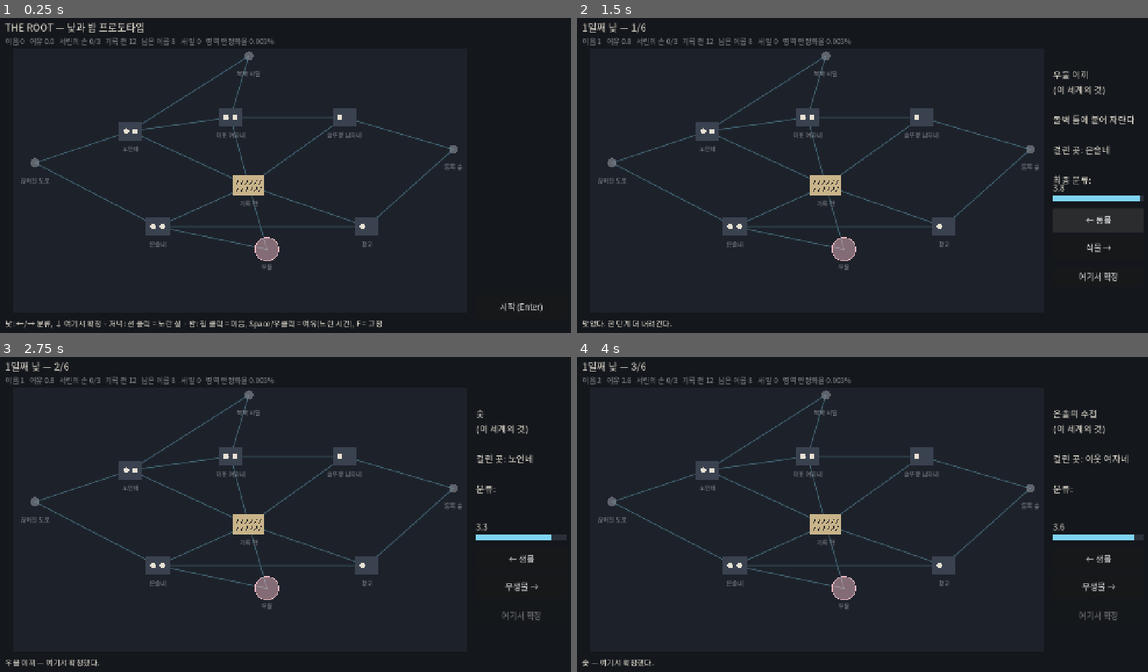
Above: before the commit, frames 1-4 (two rows, left to right).
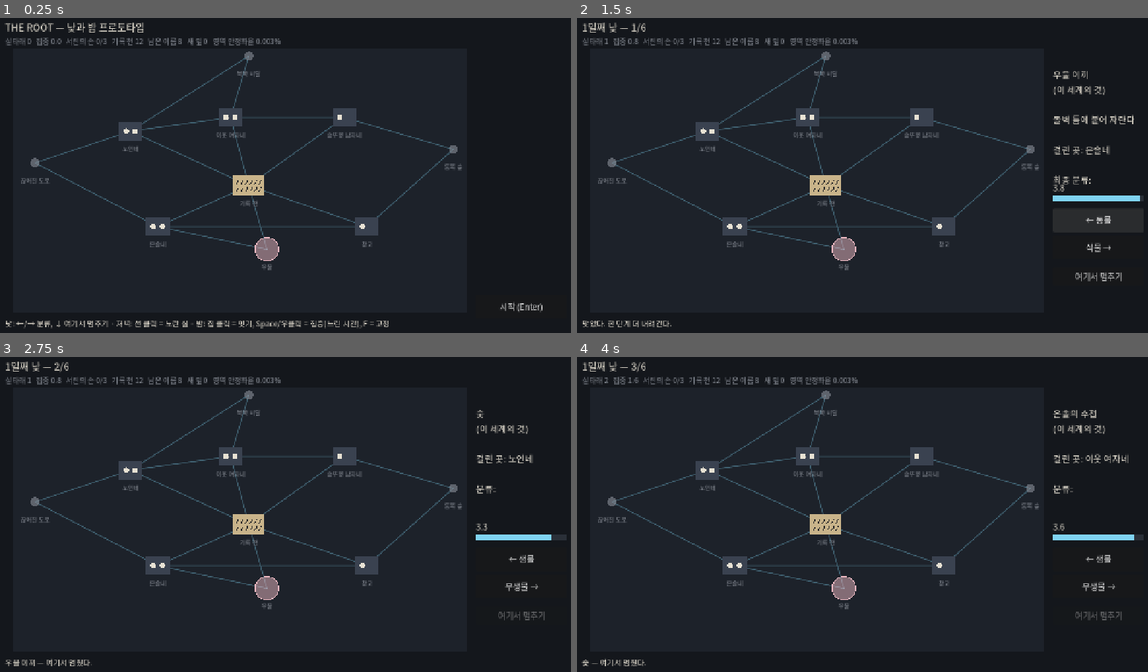
Above: after the commit, the same moments.

Repository: GrapeSquizee/the-root
Game: Godot game, scene res://daynight/day_night.tscn
The game is run twice, just before and just after one commit, with the same random seed, the same clock (stepped at 60 frames per second) and the same inputs. This scene is started directly instead of the project's main scene.
Inputs (mouse positions are in pixels of both pictures, inside the frame that each line leads up to):
- Up to frame 1 (0.25 s): no input
- Up to frame 2 (1.5 s): click "시작 (Enter)" at 0.5 s; click "← 생물" at 1.25 s
- Up to frame 3 (2.75 s): click (519, 615) at 2 s, where only the run before the commit has a clickable "여기서 확정"
- Up to frame 4 (4 s): click "무생물 →" at 2.75 s; click (1096, 615) at 3.5 s, where only the run after the commit has a clickable "여기서 멈추기"

The runs differ from the first frame. In frame 1, 1.2% of the frame differs, in the area x 1-69%, y 6-99%; in frame 2, 0.7%; in frame 3, 0.7%; in frame 4, 0.7%.

Commit message:
소설·게임 용어를 자연스러운 말로 정리
docs/19 용어 정리 표대로 바꿈: 이음→실타래/잇기, 여유→집중, 고정자→매듭지기,
복원자→복원사, 기록청→기록소, 배정판→당번판, 적응 구간→튜토리얼,
출발 세계→원래 세계, 겹친 생명→두 세계의 생명(92화 제목·파일명),
중심 관계→중심 매듭, 명칭→이름 등. 게임은 화면 문구만 바꾸고 저장 키는 유지.

Co-Authored-By: Claude Opus 5.5 <noreply@anthropic.com>

Diff:
--- a/game/daynight/day_night.gd
+++ b/game/daynight/day_night.gd
@@ -11,7 +11,7 @@
 const SKY := Color("#7fd3f2")      # 정답·복원의 하늘색 선
 const RED := Color("#d9574a")      # 연우만 보는 붉은 줄
 const YELLOW := Color("#e8c547")   # 서린의 노란 실
-const BLUR := Color("#9a8fb0")     # 시간 초과의 흐릿한 선택
+const BLUR := Color("#9a8fb0")     # 시간 초과 표시
 const UNDOER := Color("#cfc9bd")   # 회백색 해체자
 const CLOTH := Color("#c9b48a")
 const NIGHT_TINT := Color(0.03, 0.04, 0.09, 0.55)
@@ -59,7 +59,7 @@
 	left_button = _button(Vector2(1060, 430), Vector2(200, 52), func(): logic.choose(0))
 	right_button = _button(Vector2(1060, 490), Vector2(200, 52), func(): logic.choose(1))
 	lock_button = _button(Vector2(1060, 560), Vector2(200, 40), func(): logic.lock())
-	lock_button.text = "여기서 확정"
+	lock_button.text = "여기서 멈추기"
 	action_button = _button(Vector2(1060, 620), Vector2(200, 52), _on_action)
 	fix_button = _button(Vector2(1060, 560), Vector2(200, 46), func(): logic.fix())
 
@@ -164,8 +164,8 @@
 	match ph:
 		"title":
 			top_label.text = "THE ROOT — 낮과 밤 프로토타입"
-			info_label.text = "낮에는 분류해서 이음을 모으고, 밤에는 해체자를 막아 이름을 지킨다."
-			feedback_label.text = "낮: ←/→ 분류, ↓ 여기서 확정 · 저녁: 선 클릭 = 노란 실 · 밤: 집 클릭 = 이음, Space/우클릭 = 여유(느린 시간), F = 고정"
+			info_label.text = "낮에는 분류해서 실타래를 모으고, 밤에는 해체자를 막아 이름을 지킨다."
+			feedback_label.text = "낮: ←/→ 분류, ↓ 여기서 멈추기 · 저녁: 선 클릭 = 노란 실 · 밤: 집 클릭 = 잇기, Space/우클릭 = 집중(느린 시간), F = 고정"
 			action_button.text = "시작 (Enter)"
 		"day":
 			var s := logic.step()
@@ -177,10 +177,10 @@
 		"evening":
 			top_label.text = "%d일째 저녁" % logic.day
 			action_button.text = "밤을 맞는다 (Enter)"
-			feedback_label.text = "점선은 해체자가 올 길이다. 선을 눌러 노란 실을 건다(이음 1). 고정은 이번 밤 이름을 지키지만 내일은 자라는 것이 멈춘다."
+			feedback_label.text = "점선은 해체자가 올 길이다. 선을 눌러 노란 실을 건다(실타래 1). 고정은 이번 밤 이름을 지키지만 내일은 자라는 것이 멈춘다."
 		"night":
 			top_label.text = "%d일째 밤" % logic.day
-			feedback_label.text = "사각거리는 소리가 들린다. 끊기는 집을 눌러 다시 잇는다(이음 1)."
+			feedback_label.text = "사각거리는 소리가 들린다. 끊기는 집을 눌러 다시 잇는다(실타래 1)."
 		"dawn":
 			var r: Dictionary = logic.dawn_report
 			top_label.text = "%d일째 새벽" % r["day"]
@@ -206,7 +206,7 @@
 
 
 func _refresh_dynamic() -> void:
-	info_label.text = "이음 %d   여유 %.1f   서린의 손 %d/%d   기록 천 %d   남은 이름 %d   새 잎 %d   영역 안정화율 %.3f%%" % [
+	info_label.text = "실타래 %d   집중 %.1f   서린의 손 %d/%d   기록 천 %d   남은 이름 %d   새 잎 %d   영역 안정화율 %.3f%%" % [
 		logic.ieum, logic.yeoyu, logic.hand, Logic.HAND_LIMIT, logic.cloth_hp, logic.names_left(), logic.leaves, logic.stability]
 	if logic.phase == "day":
 		var c := logic.card()
@@ -219,7 +219,7 @@
 			txt += c["note"] + "\n\n"
 		txt += "걸린 곳: %s\n\n" % Logic.NODES[c["house"]]["label"]
 		if logic.adaptation_notice and logic.card_index == 0 and logic.step_index == 0:
-			txt += "적응 구간 종료.\n"
+			txt += "튜토리얼 종료.\n"
 		txt += "분류:" if logic.step_index < c["steps"].size() - 1 else "최종 분류:"
 		card_label.text = txt
 	elif logic.phase == "night":
--- a/game/daynight/day_night_logic.gd
+++ b/game/daynight/day_night_logic.gd
@@ -75,8 +75,8 @@
 var stability := 0.003
 
 # 자원
-var ieum := 0          # 이음: 정답으로 쌓이는 방어 자원
-var yeoyu := 0.0       # 여유: 빠른 정답으로 쌓이는 느린 시간(초)
+var ieum := 0          # 실타래: 정답으로 쌓이는 방어 자원
+var yeoyu := 0.0       # 집중: 빠른 정답으로 쌓이는 느린 시간(초)
 var hand := 0          # 서린의 손 굳기
 var fix_cooldown := 0
 var fixed_tonight := false
@@ -172,7 +172,7 @@
 	fixed_tonight = false
 	day_log = {"correct": 0, "wrong": 0, "blur": 0, "locked": 0}
 	yeoyu = 0.0
-	# 첫날은 적응 구간(4.0), 둘째 날부터 2.0. 소설 9화의 `적응 구간 종료.`와 같은 자리다.
+	# 첫날은 튜토리얼(4.0), 둘째 날부터 2.0. 소설 9화의 `튜토리얼 종료.`와 같은 자리다.
 	time_limit = TUTORIAL_LIMIT if day == 1 else ADAPTED_LIMIT
 	adaptation_notice = day == 2
 	var pool: Array = CARDS.duplicate()
@@ -233,7 +233,7 @@
 	return correct
 
 
-## 여기서 확정(LOCK). 맞힌 깊이까지만 이음으로 남기고 더 내려가지 않는다.
+## 여기서 멈추기(LOCK). 맞힌 깊이까지만 실타래로 남기고 더 내려가지 않는다.
 func lock() -> bool:
 	if phase != "day" or step_index == 0:
 		return false
@@ -250,7 +250,7 @@
 			last_feedback = "%s — 하늘색 선이 이어졌다." % c["name"]
 		"locked":
 			day_log["locked"] += 1
-			last_feedback = "%s — 여기서 확정했다." % c["name"]
+			last_feedback = "%s — 여기서 멈췄다." % c["name"]
 		"wrong":
 			day_log["wrong"] += 1
 			# 깊이 욕심을 내다 틀리면 굵은 붉은 줄이 남는다(13번 문서 4.2절).
@@ -259,9 +259,9 @@
 			last_feedback = "%s — 틀렸다. %s에 붉은 줄이 남았다." % [c["name"], NODES[c["house"]]["label"]]
 		"blur":
 			day_log["blur"] += 1
-			# 시간 초과는 오답이 아니라 흐릿한 선택으로 남는다(세계 규칙 2.4절).
+			# 시간 초과는 오답으로 치지 않는다(세계 규칙 2.4절).
 			h["blur"] = true
-			last_feedback = "%s — 숫자가 0이 되었다. 선택이 흐릿하게 번졌다." % c["name"]
+			last_feedback = "%s — 숫자가 0이 되었다. 시간 초과로 스크린이 번졌다." % c["name"]
 	card_index += 1
 	step_index = 0
 	timer = time_limit
@@ -471,7 +471,7 @@
 	return CUT_TIME / (1.0 + houses[house]["red"])
 
 
-## 이음: 끊기는 곳을 다시 잇는다. 주변의 해체자가 한꺼번에 흩어진다(소설 16화).
+## 잇기: 끊기는 곳을 다시 잇는다. 주변의 해체자가 한꺼번에 흩어진다(소설 16화).
 func mend(node_id: String) -> bool:
 	if phase != "night" or ieum < 1:
 		return false
Not shown, changed: CLAUDE.md
Not shown, changed: docs/07_THE_ROOT_장편_10화_구성안.md
Not shown, changed: docs/08_THE_ROOT_장편_01화_부수고_싶은_밤.md
Not shown, changed: docs/08_THE_ROOT_장편_02화_숨_쉬는_것.md
Not shown, changed: docs/08_THE_ROOT_장편_09화_거울_안쪽.md
Not shown, changed: docs/08_THE_ROOT_장편_10화_붉은_물.md
Not shown, changed: docs/08_THE_ROOT_장편_15화_이름_없는_지도.md
Not shown, changed: docs/08_THE_ROOT_장편_16화_해체자.md
Not shown, changed: docs/08_THE_ROOT_장편_24화_설계자의_기록.md
Not shown, changed: docs/08_THE_ROOT_장편_27화_열지_말라는_문.md
Not shown, changed: docs/08_THE_ROOT_장편_30화_움직인_선.md
Not shown, changed: docs/08_THE_ROOT_장편_31화_도시로_가는_길.md
(and 57 more such lines)
